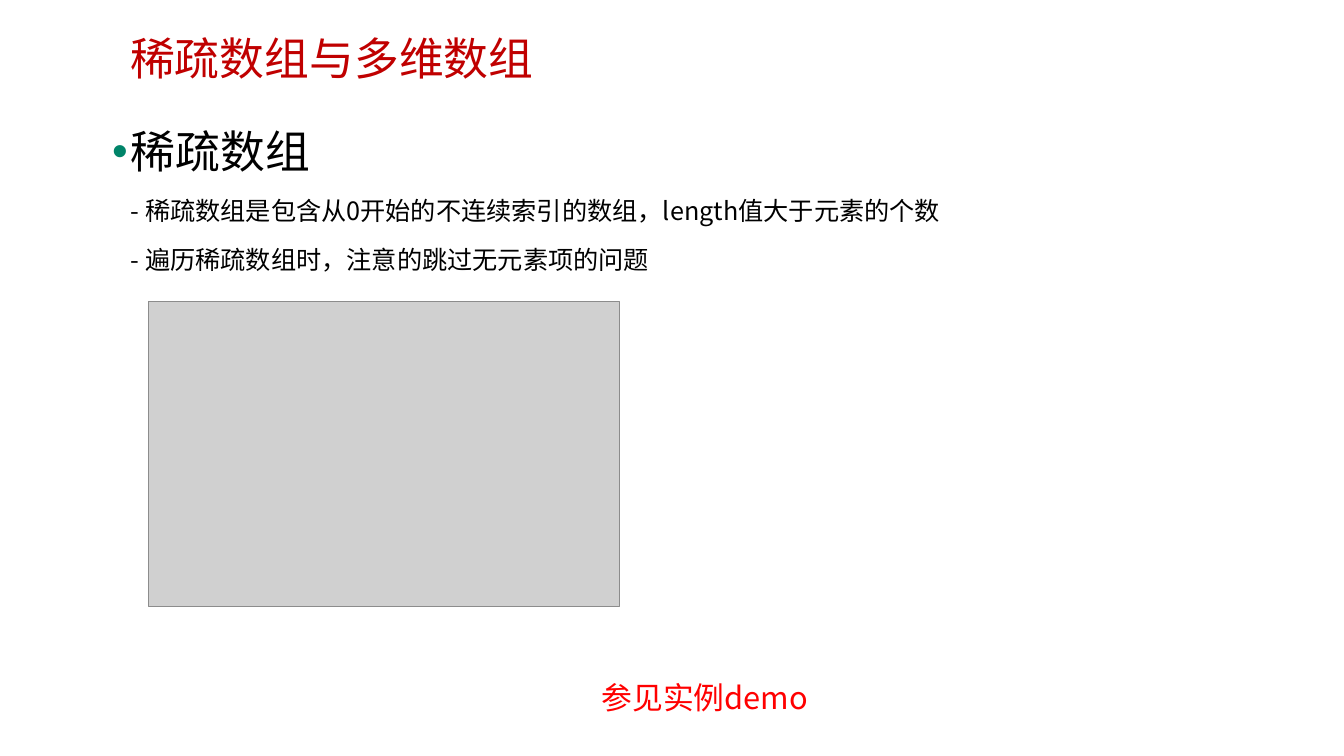
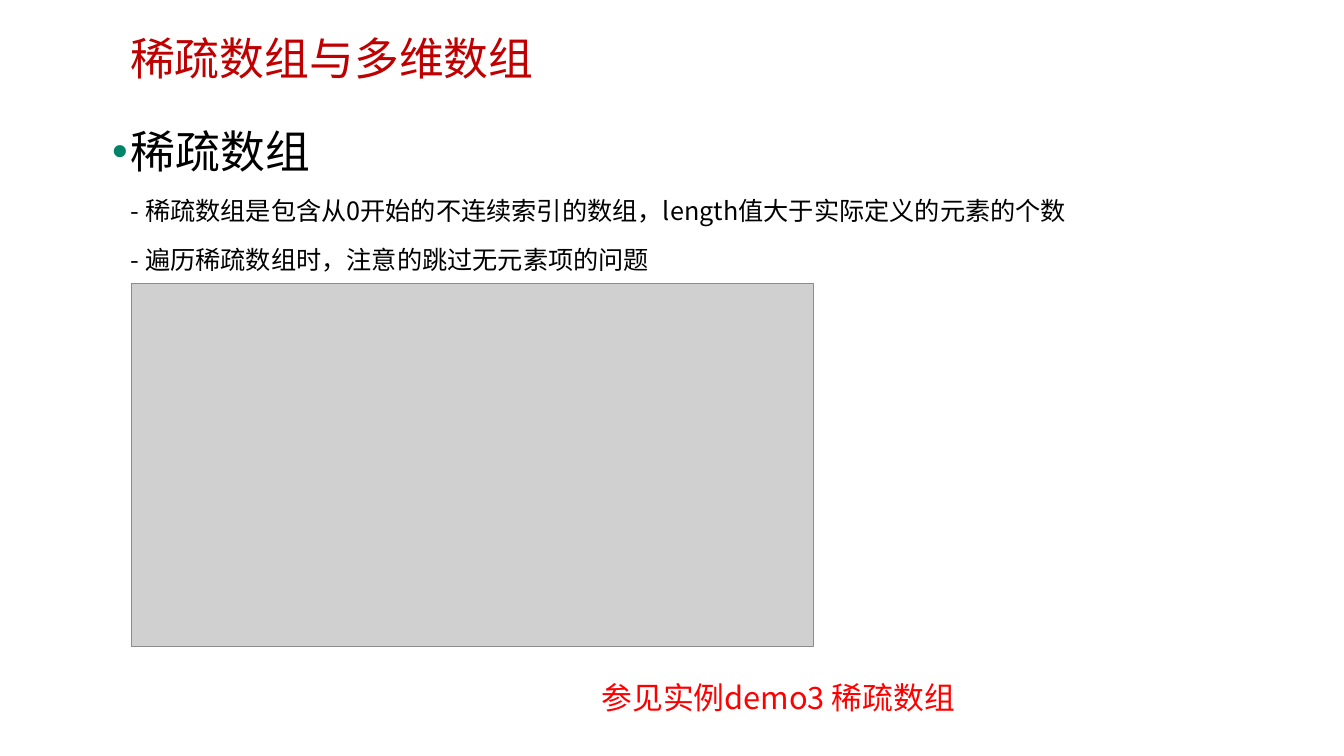
Before and after one commit to edu2act/course-javascript-advanced, a slide deck: slide 8 of 课程PPT/09.JavaScript标准内置对象-构造器（Array、Date、Error等）.pptx (slide 9 before the commit). Drawn at 1344x756 pixels with LibreOffice and Linux fonts; fonts in the diff are those of the drawing; grey boxes stand for pictures; background and template pictures are left out. Boxes give left, top, right and bottom in pixels: in the first picture for what was removed or moved away, otherwise in the second. Text is boxed around its words. In the diff, an @@ line names an element or a change of style, - is before the commit and + after.

```diff
--- a/课程PPT/09.JavaScript标准内置对象-构造器（Array、Date、Error等）.pptx
+++ b/课程PPT/09.JavaScript标准内置对象-构造器（Array、Date、Error等）.pptx
@@ text at <box>131,130,1066,272</box>: text changed @@
-• 稀疏数组
-  - 稀疏数组是包含从0开始的不连续索引的数组，length值大于元素的个数
-  - 遍历稀疏数组时，注意的跳过无元素项的问题
+• 稀疏数组
+  - 稀疏数组是包含从0开始的不连续索引的数组，length值大于实际定义的元素的个数
+  - 遍历稀疏数组时，注意的跳过无元素项的问题
@@ picture: place and size @@
-picture at <box>148,301,619,606</box>
+picture at <box>132,283,814,646</box>
@@ text at <box>602,683,955,712</box>: text changed @@
-参见实例demo
+参见实例demo3 稀疏数组
```
Also in this commit, not shown: 5 other slides changed, 1 slide added, 18 other files.
